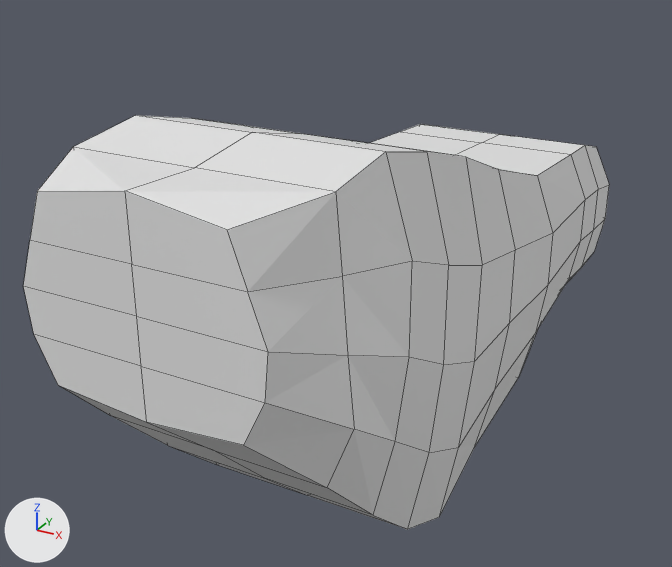
The Blender file Toys/10Min_mine/2025_04/0408_AnimalBase.blend: old version first, new version second.
Rendered twice from a 50 mm lens placed at (2.67, -6.9, 3.69), pointed at (-0.95, -0.33, 0.41). Every picture has the same lights, and +X, +Y and +Z are marked at lower left. Mesh edges are drawn as thin lines.
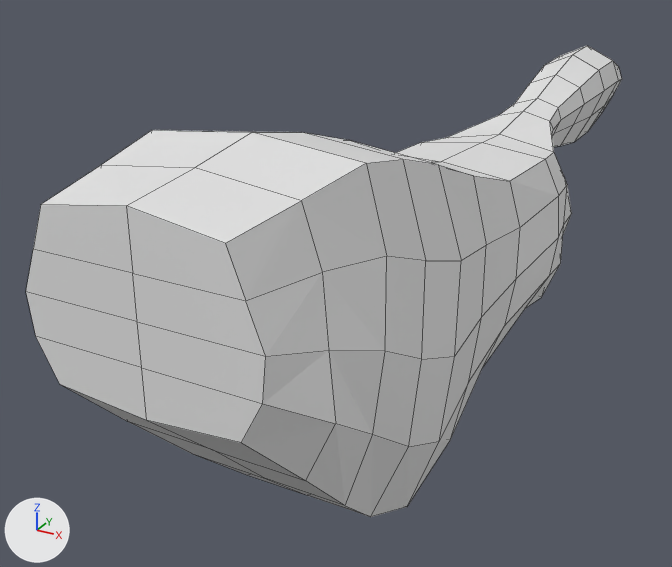
The change in detail:
me_cube is used by ob_cube; location (0.0, -2.953, 1.619).
me_cube had 83 vertices, 68 faces and spanned x 0.0..0.93, y -1.0..4.86, z -2.04..0.85.
me_cube now has 125 vertices, 103 faces and spans x 0.0..0.79, y -1.0..7.91, z -2.04..0.85.
Part 1, on me_cube:
4 faces are deleted.
9 vertices in x 0.87..0.93, y 0.0..1.06, z -1.39..0.31 move by (-0.14, 0.0, 0.0).
4 vertices in x 0.74..0.93, y 0.5..2.6, z -1.76..-0.4 move by (-0.26, 0.0, 0.0).
3 vertices in x 0.87..0.93, y 1.69..3.93, z -1.17..-0.22 move by (-0.2, 0.0, 0.0).
46 vertices move from x 0.0..0.93, y -1.0..4.86, z -1.98..0.85 to x 0.0..0.77, y -1.0..5.0, z -1.98..0.78.
42 vertices are added at x 0.0..0.39, y 4.37..7.91, z -0.69..0.32.
39 new faces join them.

Boxes [x1, y1, x2, y2] around the edits, measured in the pictures (672 x 567 px):
'Cube', reshaped (13% taller): before [23, 115, 609, 530]; after [26, 46, 622, 517]
